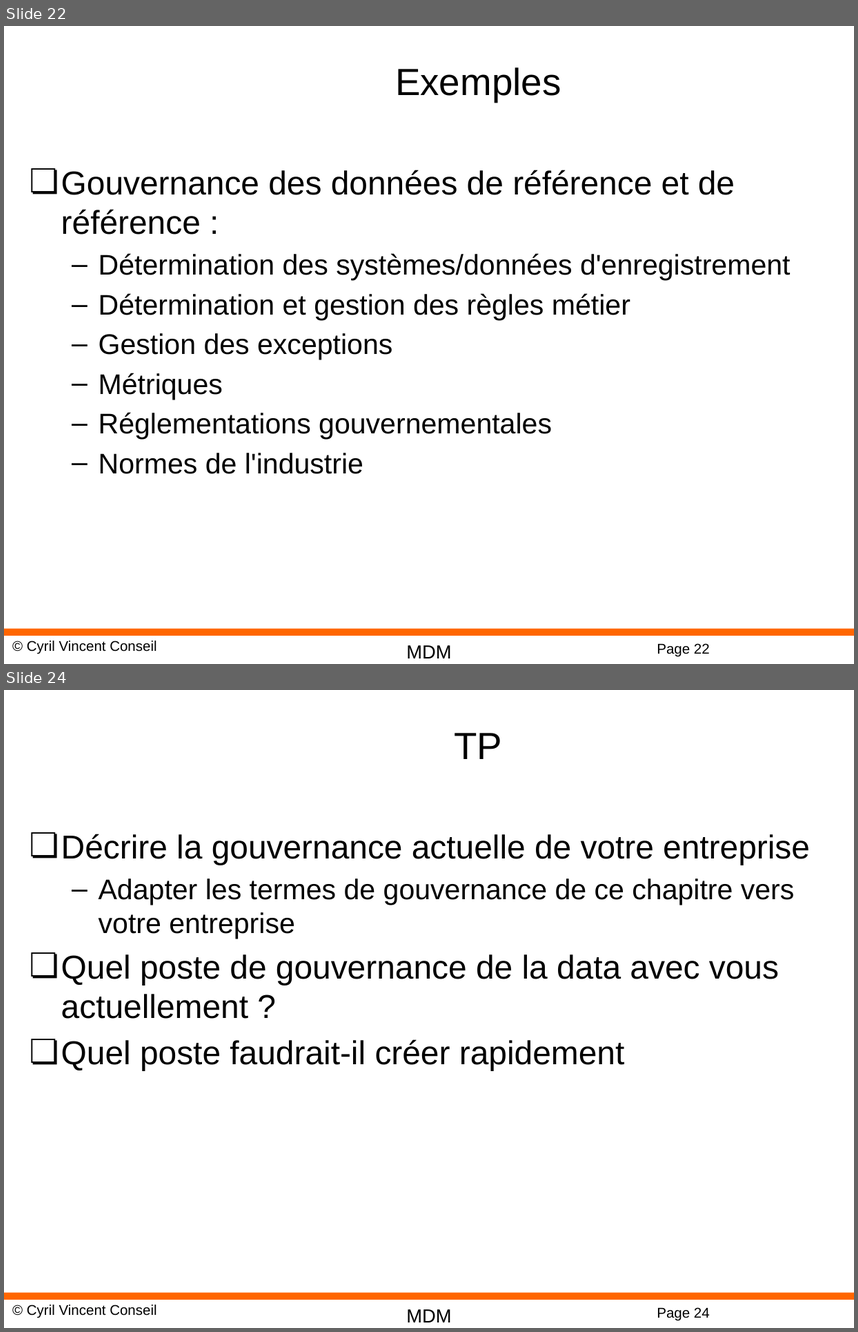
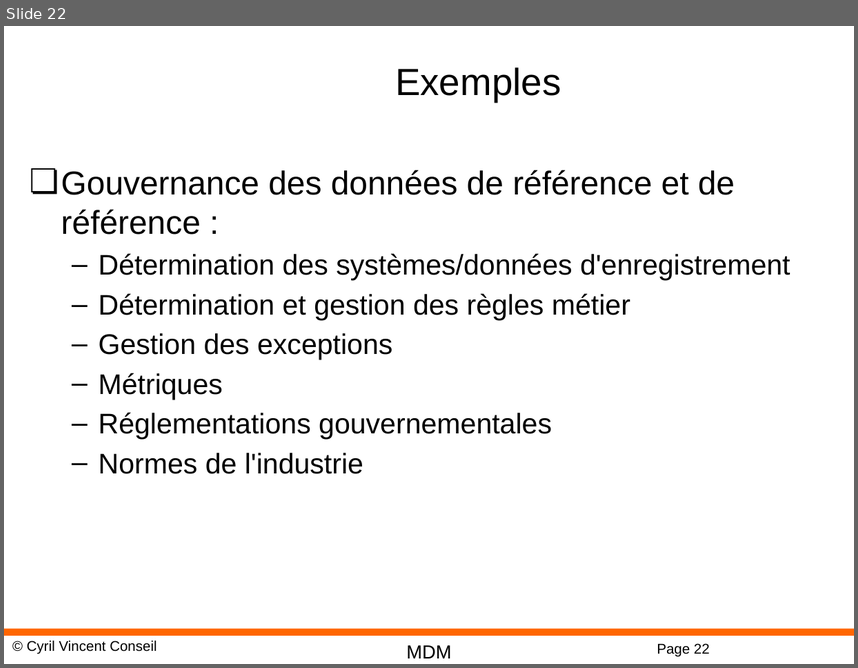
Before and after one commit to cyrilvincent/cicd, a slide deck: ppt/CICD17-Governance.pptx. Shown one above the other, each under a label of ours: slides 22 and 24 before the commit, slide 22 after it; the slides between them are not shown. The pictures are 858x1332 and 858x668 pixels, drawn with LibreOffice and Linux fonts; fonts in the diff are those of the drawing; background and template pictures are left out. Boxes give left, top, right and bottom in pixels: in the first picture for what was removed or moved away, otherwise in the second. Text is boxed around its words. In the diff, an @@ line names an element or a change of style, - is before the commit and + after.

```diff
--- a/ppt/CICD17-Governance.pptx
+++ b/ppt/CICD17-Governance.pptx
@@ slide 24 removed at <box>4,690,854,1328</box>, background #FFFFFF; not listed: 4 template elements that a slide beside it also shows @@
@@ title removed at <box>454,733,502,759</box> @@
-TP
@@ text removed at <box>61,834,810,1071</box> @@
-❏ Décrire la gouvernance actuelle de votre entreprise
-  – Adapter les termes de gouvernance de ce chapitre vers votre entreprise
-❏ Quel poste de gouvernance de la data avec vous actuellement ?
-❏ Quel poste faudrait-il créer rapidement
```
Also in this commit, not shown: 1 other slide removed, 3 other files.
